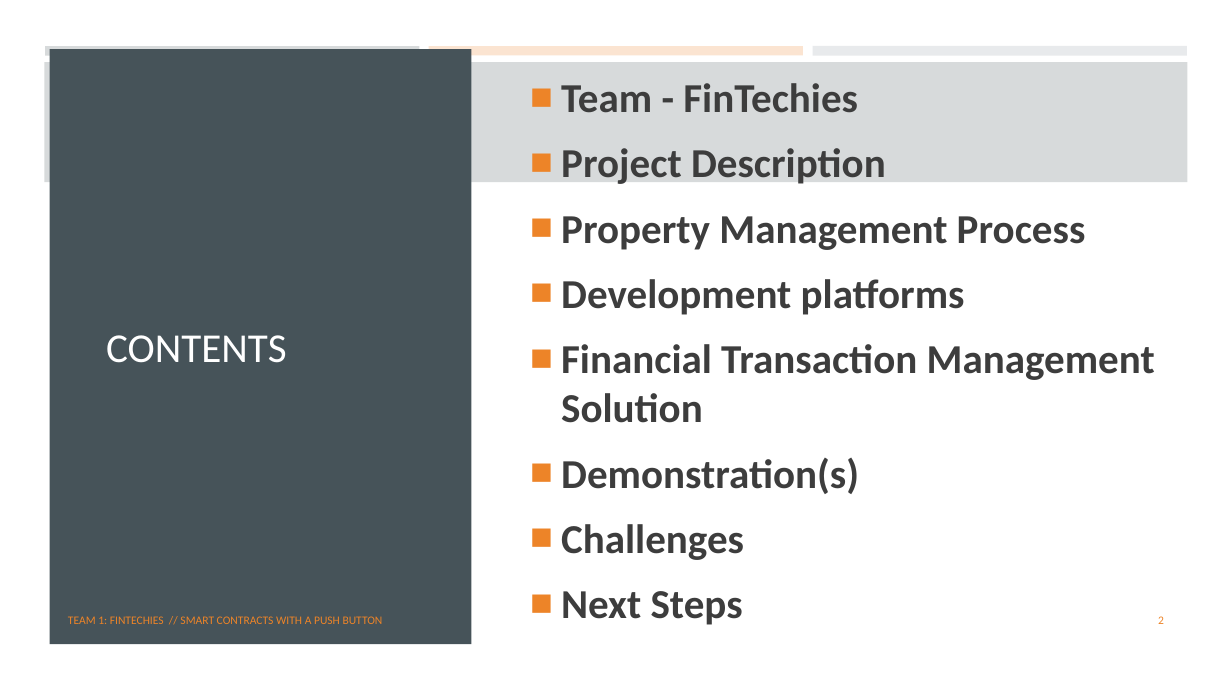
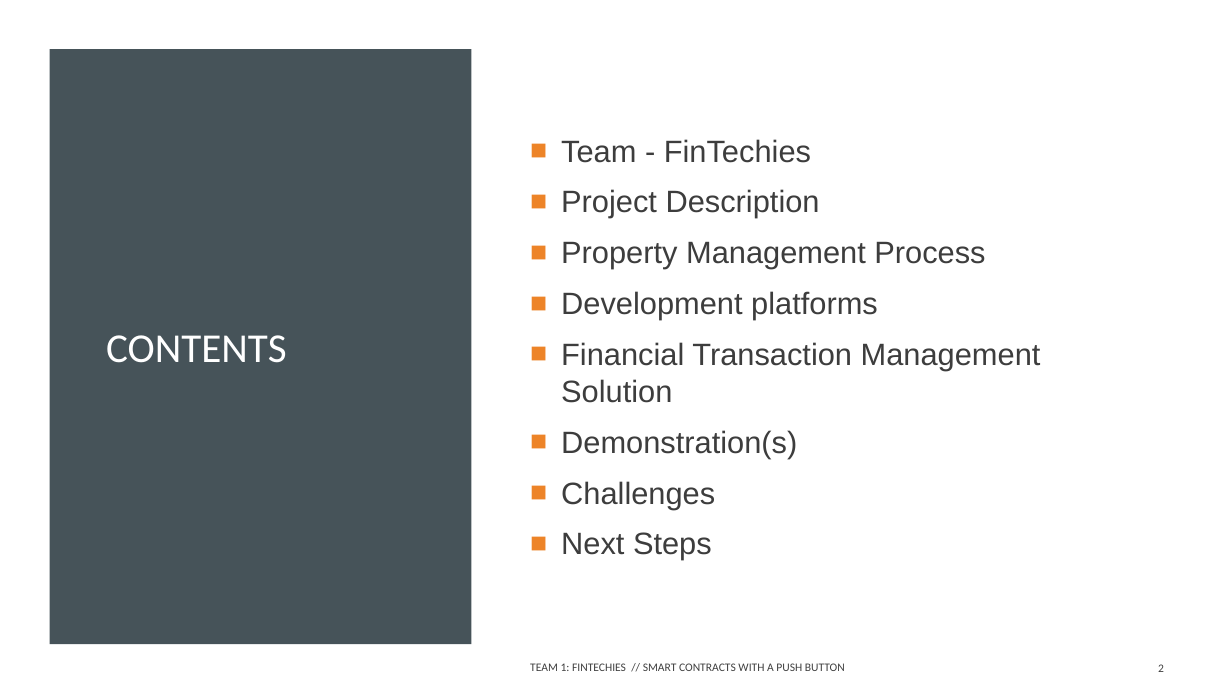
Before and after one commit to maitree7/BlocHome_DeFi, a slide deck: slide 2 of Presentation/Bloc_Home_20201012.pptx. Drawn at 1232x693 pixels with LibreOffice and Linux fonts; fonts in the diff are those of the drawing. Boxes give left, top, right and bottom in pixels: in the first picture for what was removed or moved away, otherwise in the second. Text is boxed around its words. In the diff, an @@ line names an element or a change of style, - is before the commit and + after.

```diff
--- a/Presentation/Bloc_Home_20201012.pptx
+++ b/Presentation/Bloc_Home_20201012.pptx
@@ background #FFFFFF at 79% opacity to #FFFFFF @@
@@ rectangle at bbox=[0, 0, 1232, 693]: fill #FFFFFF at 79% opacity to #FFFFFF @@
@@ rectangle removed at bbox=[45, 46, 420, 55] @@
@@ rectangle removed at bbox=[429, 46, 803, 55] @@
@@ rectangle removed at bbox=[812, 46, 1187, 56] @@
@@ rectangle removed at bbox=[44, 62, 1188, 182] @@
@@ text "Team - FinTechies": place and size @@
-text "Team - FinTechies" at bbox=[561, 83, 1155, 625]
+text "Team - FinTechies" at bbox=[561, 139, 1041, 560]
@@ text "Team - FinTechies" at bbox=[561, 139, 1041, 560]: size 32 to 24 pt, font Calibri to Arial, bold off; less space between paragraphs @@
@@ text "TEAM 1: FINTECHIES // SMART ..." at bbox=[530, 663, 845, 671]: text colour #ED8428 to #404040; more space between paragraphs @@
@@ text "TEAM 1: FINTECHIES // SMART ...": place and size @@
-text "TEAM 1: FINTECHIES // SMART ..." at bbox=[68, 616, 383, 624]
+text "TEAM 1: FINTECHIES // SMART ..." at bbox=[530, 663, 845, 671]
@@ page number: place and size @@
-page number at bbox=[1158, 616, 1164, 624]
+page number at bbox=[1158, 664, 1164, 672]
@@ page number at bbox=[1158, 664, 1164, 672]: text colour #ED8428 to #404040; more space between paragraphs @@
```
Also in this commit, not shown: 11 other slides changed, 3 slides removed, 3 other files.
